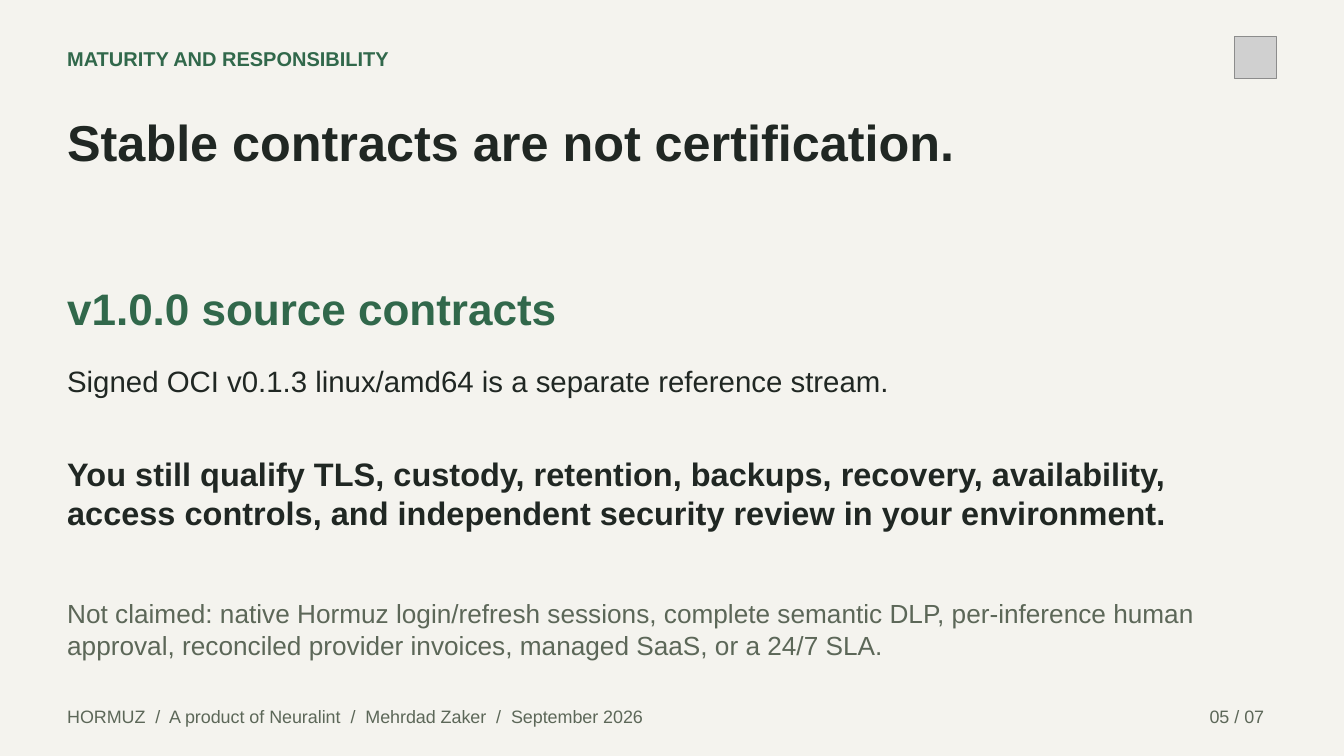
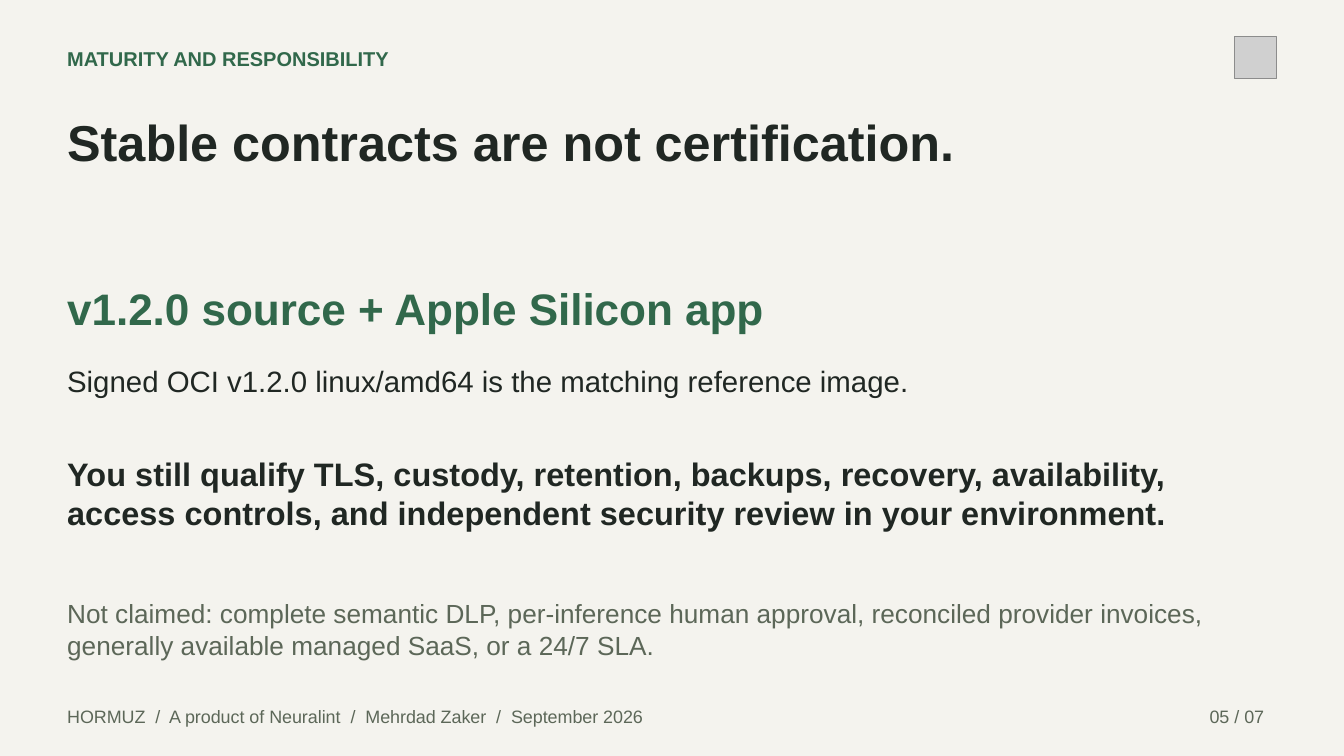
Before and after one commit to Xpounder-com/hormuz, a slide deck: slide 5 of website/public/downloads/hormuz-buyer-briefing.pptx. Drawn at 1344x756 pixels with LibreOffice and Linux fonts; fonts in the diff are those of the drawing; grey boxes stand for pictures. Boxes give left, top, right and bottom in pixels: in the first picture for what was removed or moved away, otherwise in the second. Text is boxed around its words. In the diff, an @@ line names an element or a change of style, - is before the commit and + after.

```diff
--- a/website/public/downloads/hormuz-buyer-briefing.pptx
+++ b/website/public/downloads/hormuz-buyer-briefing.pptx
@@ text at <box>67,293,763,334</box>: text changed @@
-v1.0.0 source contracts
+v1.2.0 source + Apple Silicon app
@@ text at <box>67,370,908,398</box>: text changed @@
-Signed OCI v0.1.3 linux/amd64 is a separate reference stream.
+Signed OCI v1.2.0 linux/amd64 is the matching reference image.
@@ text at <box>67,604,1202,660</box>: text changed @@
-Not claimed: native Hormuz login/refresh sessions, complete semantic DLP, per-inference human approval, reconciled provider invoices, managed SaaS, or a 24/7 SLA.
+Not claimed: complete semantic DLP, per-inference human approval, reconciled provider invoices, generally available managed SaaS, or a 24/7 SLA.
```
Also in this commit, not shown: 1 other slide changed, 34 other files.
